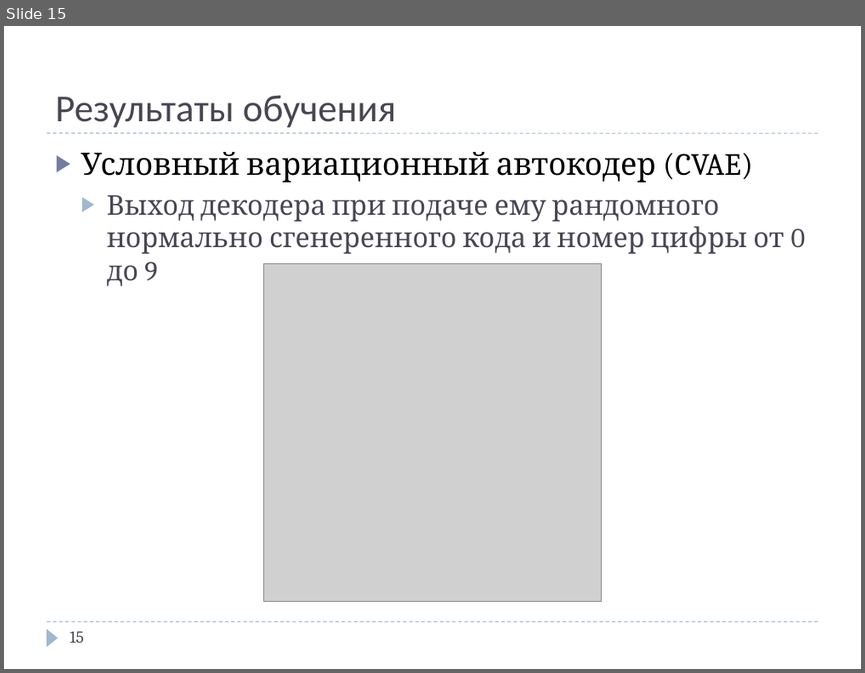
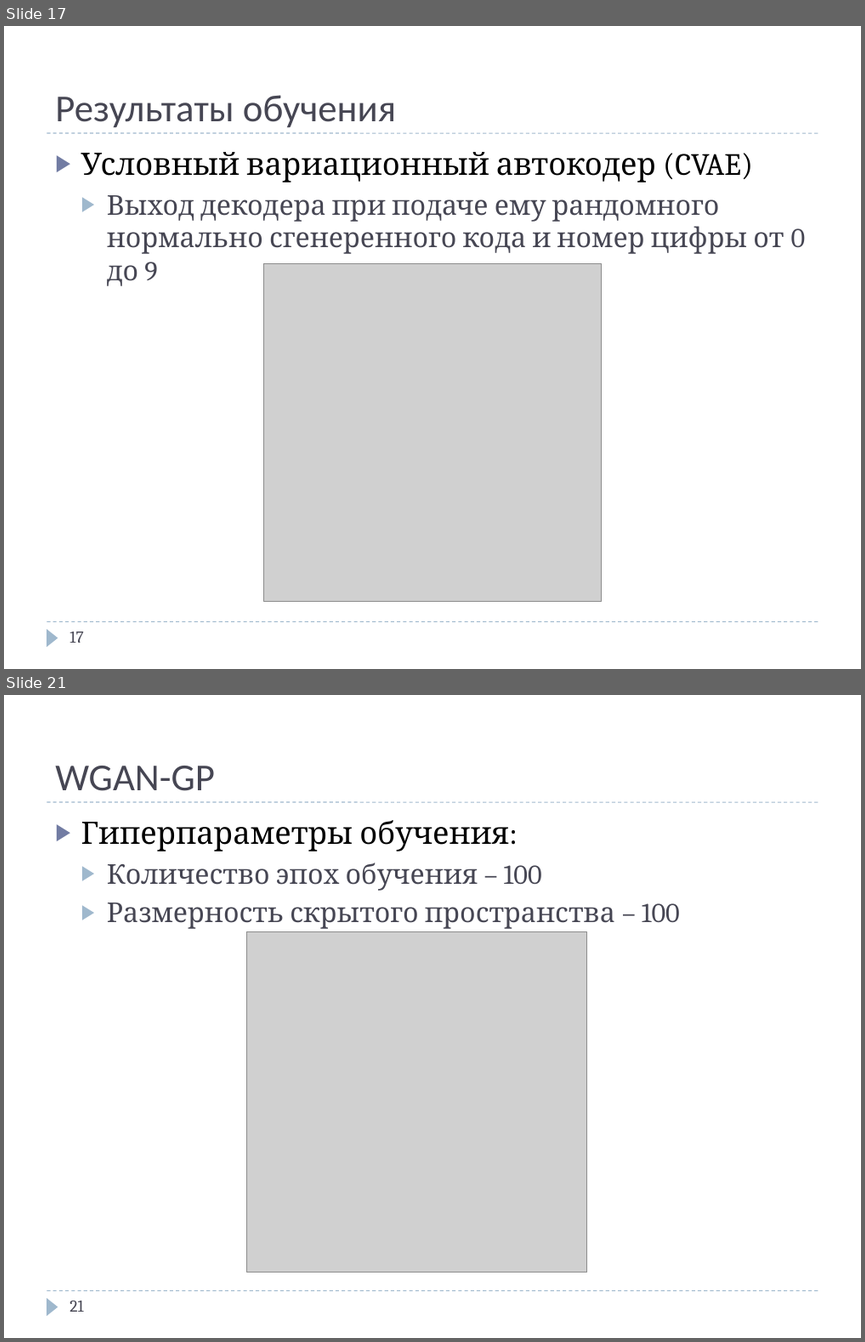
Before and after one commit to Ppasha9/ganfasttraining, a slide deck: presentations/FastGanTraining_Denisov_Pavel.pptx. Shown one above the other, each under a label of ours: slide 15 before the commit, slides 17 and 21 after it; the slides between them are not shown. The pictures are 865x673 and 865x1342 pixels, drawn with LibreOffice and Linux fonts; fonts in the diff are those of the drawing; grey boxes stand for pictures. Boxes give left, top, right and bottom in pixels: in the first picture for what was removed or moved away, otherwise in the second. Text is boxed around its words. In the diff, an @@ line names an element or a change of style, - is before the commit and + after.

```diff
--- a/presentations/FastGanTraining_Denisov_Pavel.pptx
+++ b/presentations/FastGanTraining_Denisov_Pavel.pptx
@@ slide 21 added at [4,695,861,1338], background #FFFFFF; not listed: 3 template elements that a slide beside it also shows @@
@@ title added at [55,766,215,791], 32 pt, text #464653 @@
+WGAN-GP
@@ text added at [81,820,680,929], 23 pt, text #464653 @@
+▶ Гиперпараметры обучения:
+  ▶ Количество эпох обучения – 100
+  ▶ Размерность скрытого пространства – 100
@@ picture added at [247,932,587,1272] @@
@@ page number added at [69,1300,83,1311], 14 pt, text #464653 @@
+21
@@ what was slide 15 is now slide 17 @@
@@ page number at [69,631,83,642]: text changed @@
-15
+17
```
Also in this commit, not shown: 4 slides changed, 7 other slides added, 1 other file.
